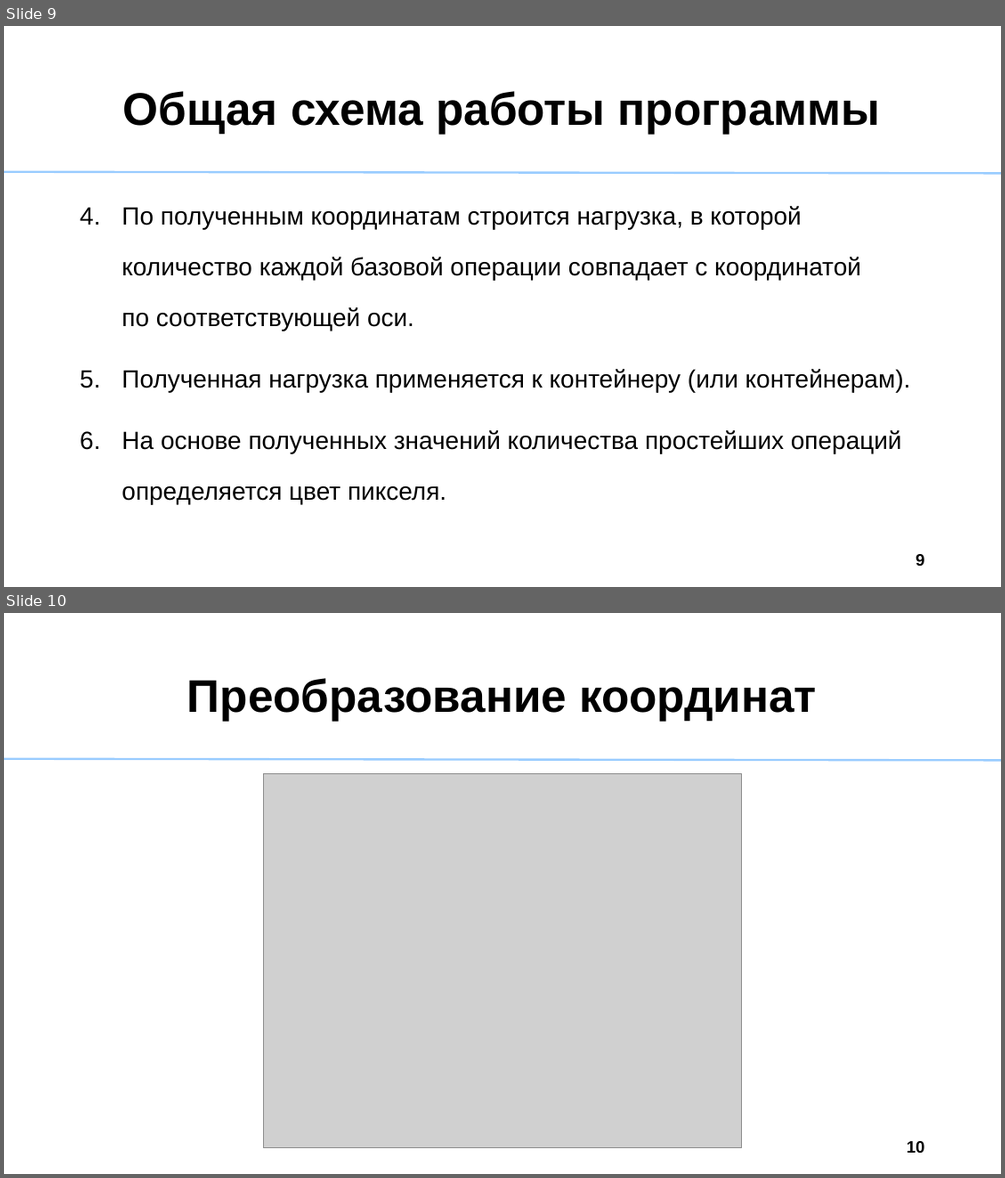
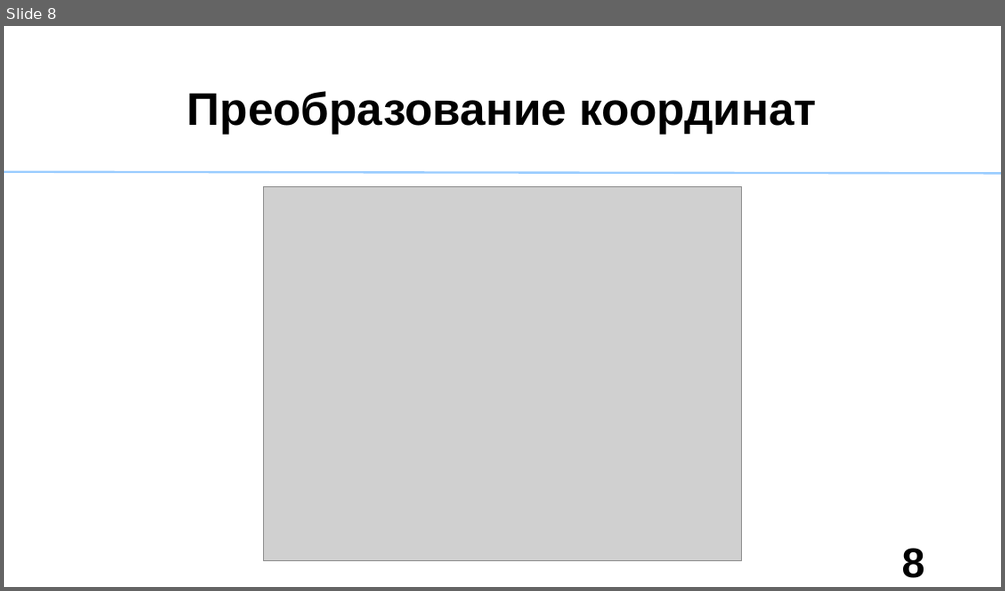
Before and after one commit to Akbars36/StorageAnalyzer, a slide deck: VizualizationResult/Sredstva_analiza_nagruzki_last.ppt. Shown one above the other, each under a label of ours: slides 9 and 10 before the commit, slide 8 after it. The pictures are 1005x1178 and 1005x591 pixels, drawn with LibreOffice and Linux fonts; fonts in the diff are those of the drawing; grey boxes stand for pictures. Boxes give left, top, right and bottom in pixels: in the first picture for what was removed or moved away, otherwise in the second. Text is boxed around its words. In the diff, an @@ line names an element or a change of style, - is before the commit and + after.

```diff
--- a/VizualizationResult/Sredstva_analiza_nagruzki_last.ppt
+++ b/VizualizationResult/Sredstva_analiza_nagruzki_last.ppt
@@ slide 9 removed at <box>4,26,1001,587</box>, background #FFFFFF @@
@@ title removed at <box>123,91,880,134</box> @@
-Общая схема работы программы
@@ line removed from (1000, 173) to (4, 172) @@
@@ text removed at <box>121,206,911,504</box> @@
-4. По полученным координатам строится нагрузка, в которой количество каждой базовой операции совпадает с координатой по соответствующей оси.
-5. Полученная нагрузка применяется к контейнеру (или контейнерам).
-6. На основе полученных значений количества простейших операций определяется цвет пикселя.
@@ page number removed at <box>915,554,924,565</box> @@
-9
@@ what was slide 10 is now slide 8 @@
@@ page number at <box>902,548,925,578</box>: text changed; size 16 to 40 pt @@
-10
+8
```
Also in this commit, not shown: 6 slides changed, 1 slide added, 4 other slides removed, 3 other files.
